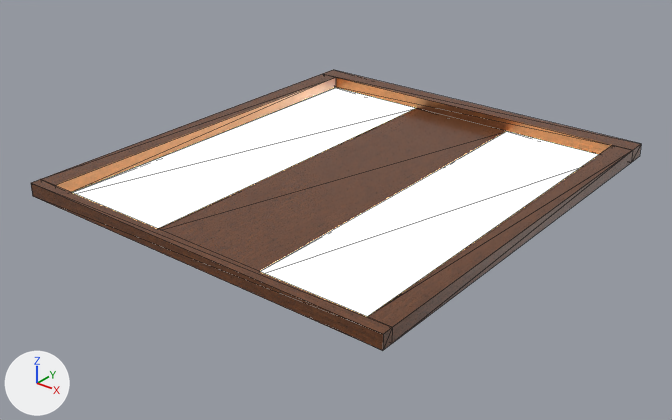
Renders of the glTF model frontend/public/models/variants/ceiling/ceiling_DD301.glb from each side of a commit.
Camera for both pictures: a camera (50 mm lens) standing at (1.88, -2.41, 3.75) and looking at (0.0, -0.06, 2.29). The lights are fixed; the arrows at lower left show +X, +Y and +Z. The picture after the commit comes second. Mesh edges are drawn as thin lines. Vertices at exactly the same position are counted once.

Names of what the first picture shows: 'Ceiling_Mirror', 'Ceiling_Panel_L', 'Ceiling_Panel_R', 'Ceiling_Shell'.
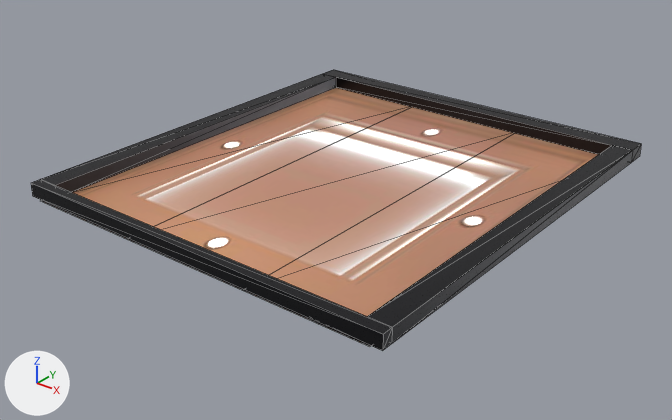
Changed parts and their boxes (x1, y1, x2, y2) in the pictures (672 x 420 px):
'Ceiling_Shell', recoloured (brown to black): (31, 70, 641, 351) in both
'Ceiling_Mirror', reshaped, recoloured (11% wider, 12% taller): before (158, 108, 506, 271); after (128, 107, 514, 290)
'Ceiling_Panel_R', reshaped, recoloured: before (260, 131, 599, 316); after (243, 133, 599, 347)
'Ceiling_Panel_L', reshaped, recoloured (8% wider, 8% taller): before (72, 88, 415, 228); after (40, 88, 411, 239)

Edits to the bpy script that builds the scene:
```text
Add img_steel_hairline_5_n:
    img_steel_hairline_5_n = load_image('steel_hairline_5_n', '_unpacked/steel_hairline_5_n', 1024, 1024, 'Non-Color')
Add img_steel_hairline_5_orm:
    img_steel_hairline_5_orm = load_image('steel_hairline_5_orm', '_unpacked/steel_hairline_5_orm', 1024, 1024, 'Non-Color')
Add img_ceil_ka_dd301_c:
    img_ceil_ka_dd301_c = load_image('ceil_KA-DD301_c', '_unpacked/ceil_KA-DD301_c', 1024, 1170, 'sRGB')
Add img_ceil_ka_dd301_e:
    img_ceil_ka_dd301_e = load_image('ceil_KA-DD301_e', '_unpacked/ceil_KA-DD301_e', 1024, 1170, 'sRGB')
Add mat_elevator_ceilshell_dd301:
    mat_elevator_ceilshell_dd301 = bpy.data.materials.new('Elevator_CeilShell_DD301')
    # colours: dark grey #37373a
    # uses the picture img_steel_hairline_5_n
    # uses the picture img_steel_hairline_5_orm
Add mat_elevator_ceiling_dd301:
    mat_elevator_ceiling_dd301 = bpy.data.materials.new('Elevator_Ceiling_DD301')
    # uses the picture img_ceil_ka_dd301_c
    # uses the picture img_ceil_ka_dd301_e
Change me_ceiling_mirror:
    used by ob_ceiling_mirror; location = (0.0, 0.0, 0.0)
    remove me_ceiling_mirror.from_pydata(...)  # 8 vertices, 12 faces; spans x -0.22..0.22, y -0.76..0.76, z 2.38..2.4
    remove me_ceiling_mirror.materials.append(mat_elevator_wood_walnut_001)
    add me_ceiling_mirror.from_pydata(...)  # 4 vertices, 2 faces; spans x -0.25..0.25, y -0.8..0.8, z 2.39
    me_ceiling_mirror part 1: the whole mesh is rebuilt
    add me_ceiling_mirror.materials.append(mat_elevator_ceiling_dd301)
Change me_ceiling_panel_l:
    used by ob_ceiling_panel_l; location = (0.0, 0.0, 0.0)
    remove me_ceiling_panel_l.from_pydata(...)  # 8 vertices, 12 faces; spans x -0.66..-0.22, y -0.76..0.76, z 2.38..2.4
    remove me_ceiling_panel_l.materials.append(mat_elevator_ceilingglow_dd301)  # beige #ffdaa2, glowing beige #ffdaa2
    add me_ceiling_panel_l.from_pydata(...)  # 4 vertices, 2 faces; spans x -0.7..-0.25, y -0.8..0.8, z 2.39
    me_ceiling_panel_l part 2: the whole mesh is rebuilt
    add me_ceiling_panel_l.materials.append(mat_elevator_ceiling_dd301)
Change me_ceiling_panel_r:
    used by ob_ceiling_panel_r; location = (0.0, 0.0, 0.0)
    remove me_ceiling_panel_r.from_pydata(...)  # 8 vertices, 12 faces; spans x 0.22..0.66, y -0.76..0.76, z 2.38..2.4
    remove me_ceiling_panel_r.materials.append(mat_elevator_ceilingglow_dd301)  # beige #ffdaa2, glowing beige #ffdaa2
    add me_ceiling_panel_r.from_pydata(...)  # 4 vertices, 2 faces; spans x 0.25..0.7, y -0.8..0.8, z 2.39
    me_ceiling_panel_r part 3: the whole mesh is rebuilt
    add me_ceiling_panel_r.materials.append(mat_elevator_ceiling_dd301)
Change me_ceiling_shell:
    where me_ceiling_shell.from_pydata(...)  # 24 vertices, 48 faces; spans x -0.74..0.74, y -0.8..0.84, z 2.4..2.45
    remove me_ceiling_shell.materials.append(mat_elevator_wood_walnut)
    add me_ceiling_shell.materials.append(mat_elevator_ceilshell_dd301)
```
